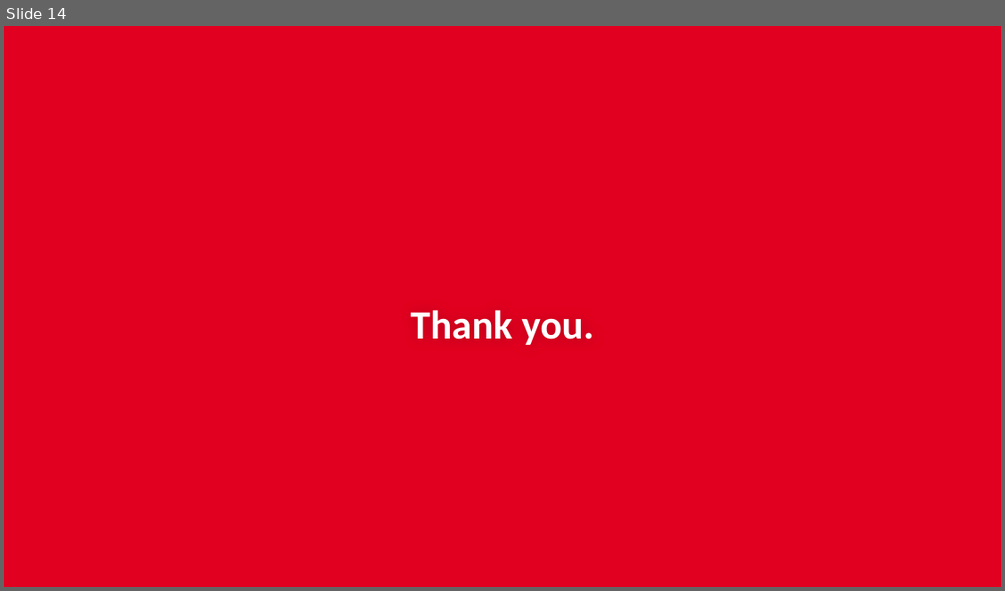
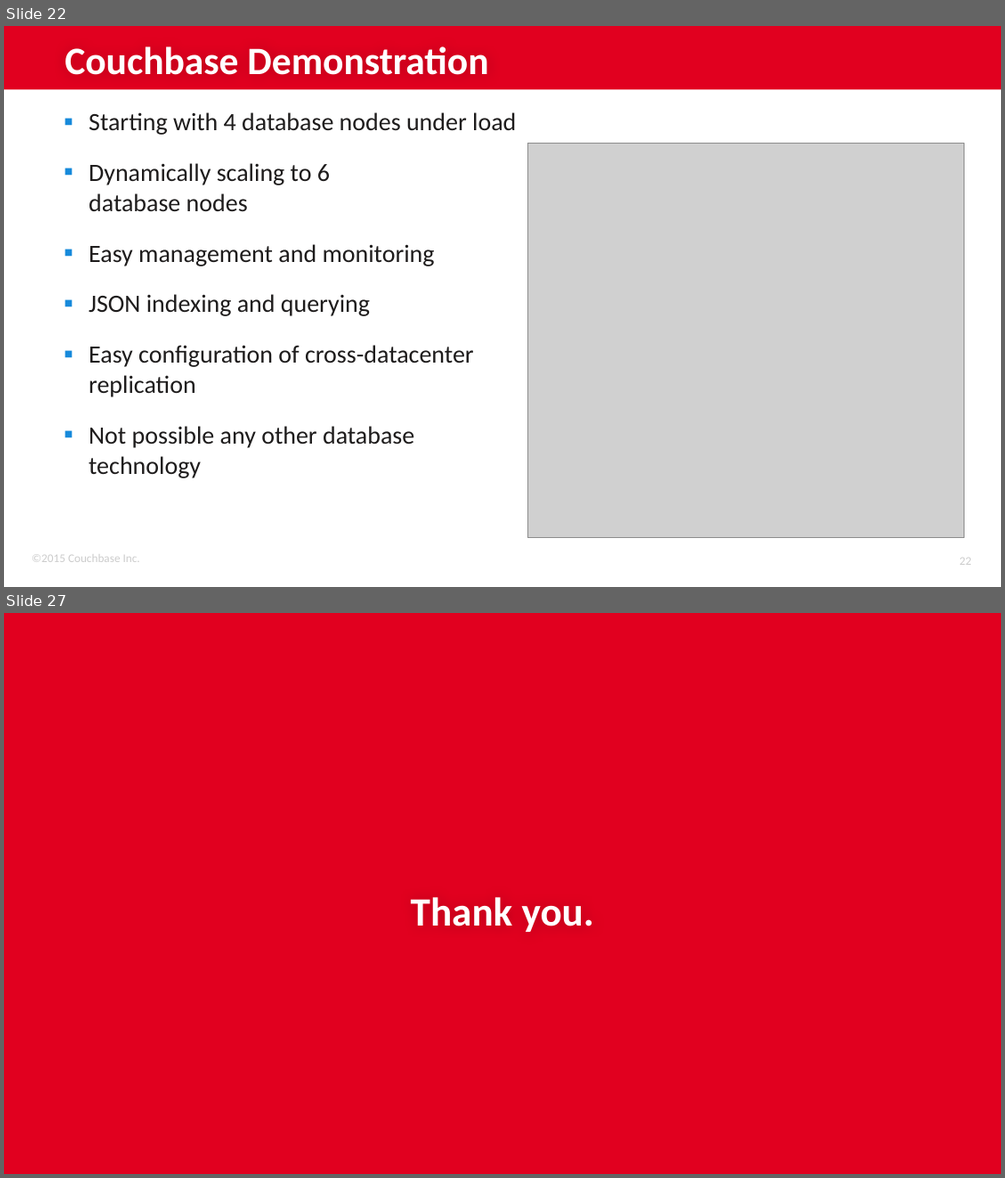
Before and after one commit to subalakr/workshop, a slide deck: server/presentations/Lec-01_Architectural_Overview.pptx. Shown one above the other, each under a label of ours: slide 14 before the commit, slides 22 and 27 after it; the slides between them are not shown. The pictures are 1005x591 and 1005x1178 pixels, drawn with LibreOffice and Linux fonts; fonts in the diff are those of the drawing; grey boxes stand for pictures; background and template pictures are left out. Boxes give left, top, right and bottom in pixels: in the first picture for what was removed or moved away, otherwise in the second. Text is boxed around its words. In the diff, an @@ line names an element or a change of style, - is before the commit and + after.

```diff
--- a/server/presentations/Lec-01_Architectural_Overview.pptx
+++ b/server/presentations/Lec-01_Architectural_Overview.pptx
@@ slide 22 added at (4,26,1001,587), background #FFFFFF @@
@@ rectangle added at (4,26,1001,90), fill #E1001F @@
@@ title added at (65,46,488,75), 28 pt, text #FFFFFF, bold @@
+Couchbase Demonstration
@@ text added at (89,112,516,478), 18 pt, text #1E1C1C @@
+▪ Starting with 4 database nodes under load
+▪ Dynamically scaling to 6
+  database nodes
+▪ Easy management and monitoring
+▪ JSON indexing and querying
+▪ Easy configuration of cross-datacenter replication
+▪ Not possible any other database technology
@@ picture added at (527,143,964,539) @@
@@ text added at (32,555,140,562), 8.5 pt, text #CCCCCC @@
+©2015 Couchbase Inc.
@@ page number added at (959,557,971,564), 8.5 pt, text #CCCCCC @@
+22
@@ what was slide 14 is now slide 27 @@
```
Also in this commit, not shown: 25 other slides added, 14 slides removed, 2 other files.
